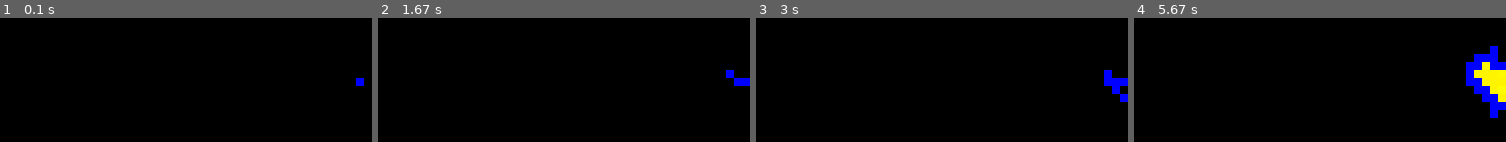
Above: before the commit, frames 1-4 (left to right).
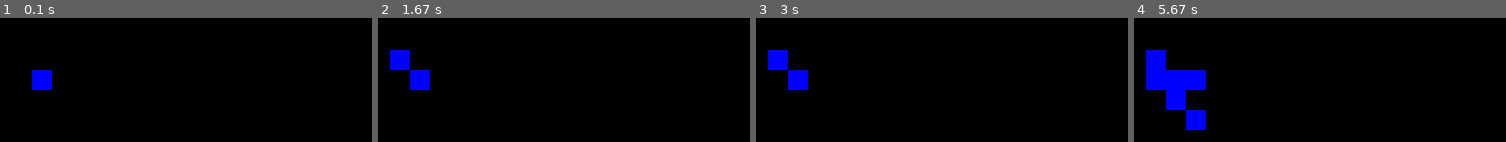
Above: after the commit, the same moments.

Repository: akanakia/collab-optimizer
Game: pygame game, started from droplet-ta-exp/droplet-ta-exp.py
Two runs of this game, one before a commit and one after it. Both use one fixed random seed, a clock stepped at 60 frames per second and the inputs below. The source is Python 2; it was converted automatically to run under Python 3.
Inputs:
- Up to frame 1 (0.1 s): no input
- Up to frame 2 (1.67 s): no input
- Up to frame 3 (3 s): no input
- Up to frame 4 (5.67 s): no input

The runs differ from the first frame. In frame 1, 1.0% of the frame differs, in the area x 8-98%, y 41-59%; in frame 2, 2.2%; in frame 3, 2.6%; in frame 4, 9.2%, in the area x 3-100%, y 22-91%.

Commit message:
more optimizations. Fire code runs much faster now.

Diff:
--- a/droplet-ta-exp/FireMaker.py
+++ b/droplet-ta-exp/FireMaker.py
@@ -69,6 +69,9 @@
         self.num_cell_rows = num_cell_rows
         self.num_cell_cols = num_cell_cols
         self._grid = [[FireMaker.Cell(row, col, num_cell_rows, num_cell_cols) for col in range(num_cell_cols)] for row in range(num_cell_rows)]
+        self._diff_buffers = [{},{}]
+        self._diff_buffer_index = 0
+        self._diff_buff = self._diff_buffers[self._diff_buffer_index]
 
     def ignite_cell(self, row, col):
         """
@@ -84,10 +87,13 @@
                 if self._grid[nrow][ncol].status != FireMaker.Cell.UNBURNT:
                     self._grid[row][col].add_num_neighbors(1)
                     self._grid[nrow][ncol].add_num_neighbors(1)
+                    self._diff_buff[(nrow, ncol)] = (self._grid[nrow][ncol].intensity, self._grid[nrow][ncol].status)
 
             # If you are the first ever fire cell this might happen
             if self._grid[row][col].status == FireMaker.Cell.UNBURNT:
                 self._grid[row][col].status = FireMaker.Cell.FRONT
+
+            self._diff_buff[(row, col)] = (self._grid[row][col].intensity, self._grid[row][col].status)
 
             return (True, self._grid[row][col].status)
 
@@ -111,10 +117,13 @@
             if self._grid[row][col].status != FireMaker.Cell.UNBURNT:
                 unburnt_cells[rand_id].add_num_neighbors(1)
                 self._grid[row][col].add_num_neighbors(1)
+                self._diff_buff[(row, col)] = (self._grid[row][col].intensity, self._grid[row][col].status)
 
         # If you are the first ever fire cell this might happen
         if unburnt_cells[rand_id].status == FireMaker.Cell.UNBURNT:
             unburnt_cells[rand_id].status = FireMaker.Cell.FRONT
+
+        self._diff_buff[(unburnt_cells[rand_id].row, unburnt_cells[rand_id].col)] = (unburnt_cells[rand_id].intensity, unburnt_cells[rand_id].status)
 
         return (True, unburnt_cells[rand_id].status)
 
@@ -149,10 +158,18 @@
         burning_cells = [cell for gridrows in self._grid for cell in gridrows if (cell.status==FireMaker.Cell.FRONT or cell.status==FireMaker.Cell.CORE)]
         for cell in burning_cells:
             cell.increment_intensity(inc)
+            self._diff_buff[(cell.row, cell.col)] = (cell.intensity, cell.status)
 
     def get_fire_grid(self):
         """
         Returns a list of the 3-tuples (row, col, intensity) comprising the
         grid where cells with fire are present
         """
-        return [(cell.row, cell.col, cell.intensity, cell.status) for gridrows in self._grid for cell in gridrows if cell.status != FireMaker.Cell.UNBURNT]
+        curr_buff_id = self._diff_buffer_index
+        self._diff_buffer_index = (self._diff_buffer_index + 1)%2
+        self._diff_buffers[self._diff_buffer_index] = {}
+        self._diff_buff = self._diff_buffers[self._diff_buffer_index]
+
+#        print self._diff_buffers[curr_buff_id]
+
+        return self._diff_buffers[curr_buff_id]
--- a/droplet-ta-exp/droplet-ta-exp.py
+++ b/droplet-ta-exp/droplet-ta-exp.py
@@ -4,11 +4,11 @@
 from pygame.locals import *
 from FireMaker import *
 
-FPS = 60
+FPS = 30
 SCREEN_X = 800
 SCREEN_Y = 600
-CELL_W = 4
-CELL_H = 4
+CELL_W = 10
+CELL_H = 10
 
 def main():
 
@@ -26,7 +26,10 @@
     clock = pygame.time.Clock()
     minute_counter = 1
 
-    while (1):
+    # Clear the screen
+    screen.fill((0, 0, 0))
+
+    while 1:
         # Get user input and data from roborealm
         for event in pygame.event.get():
             # keydown events go here
@@ -37,18 +40,15 @@
                 (mouse_x, mouse_y) = pygame.mouse.get_pos()
                 fm.ignite_cell(mouse_y/CELL_H, mouse_x/CELL_W)
 
-        # Clear the screen
-        screen.fill((0, 0, 0))
-
         # Minute interval
         if minute_counter > (FPS * 60):
             minute_counter = 1
 
         # 20 second interval
-        if (minute_counter % (FPS * 5)) == 0:
+        if (minute_counter % (FPS * 20)) == 0:
             fm.increment_intensity(5)
 
-        # random interval
+        # random interval (about 2 seconds)
         if random.randint(0, FPS * 2) == 0:
             fm.increment_intensity(5)
 
@@ -56,7 +56,8 @@
         fm.propogate_fire()
 
         # Draw the fire
-        for (y_pos, x_pos, intensity, status) in fm.get_fire_grid():
+        diff_fire_grid_dict = fm.get_fire_grid()
+        for (y_pos, x_pos), (intensity, status) in diff_fire_grid_dict.iteritems():
             if status==FireMaker.Cell.FRONT:
                 screen.fill((0, 0, 255), pygame.Rect((x_pos * CELL_W, y_pos * CELL_H), (CELL_W, CELL_H)))
             else:
@@ -65,7 +66,6 @@
         # Render to screen
         pygame.display.flip()
 
-        # 60 fps
         minute_counter += 1
         clock.tick(FPS)
 
